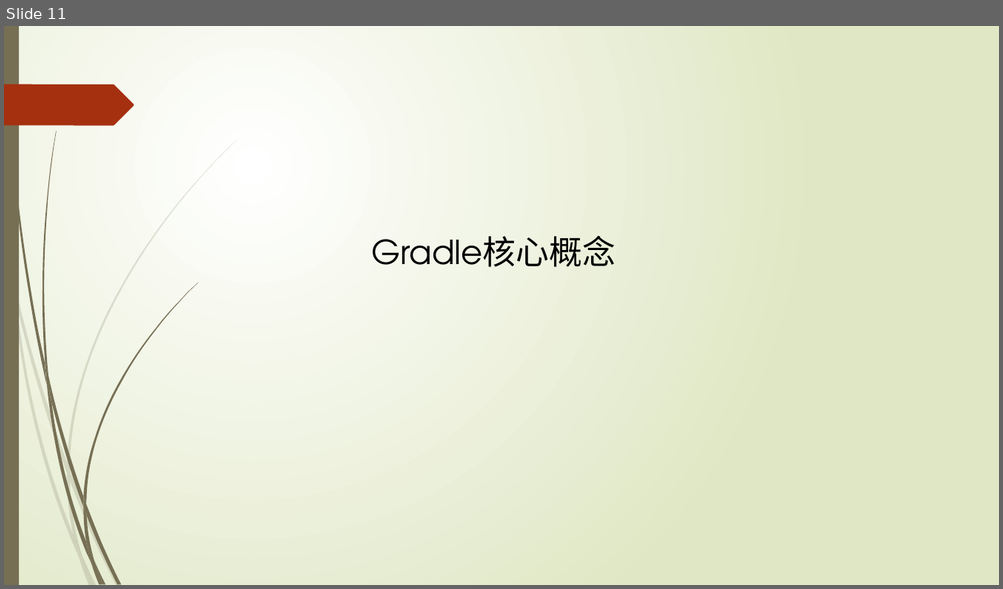
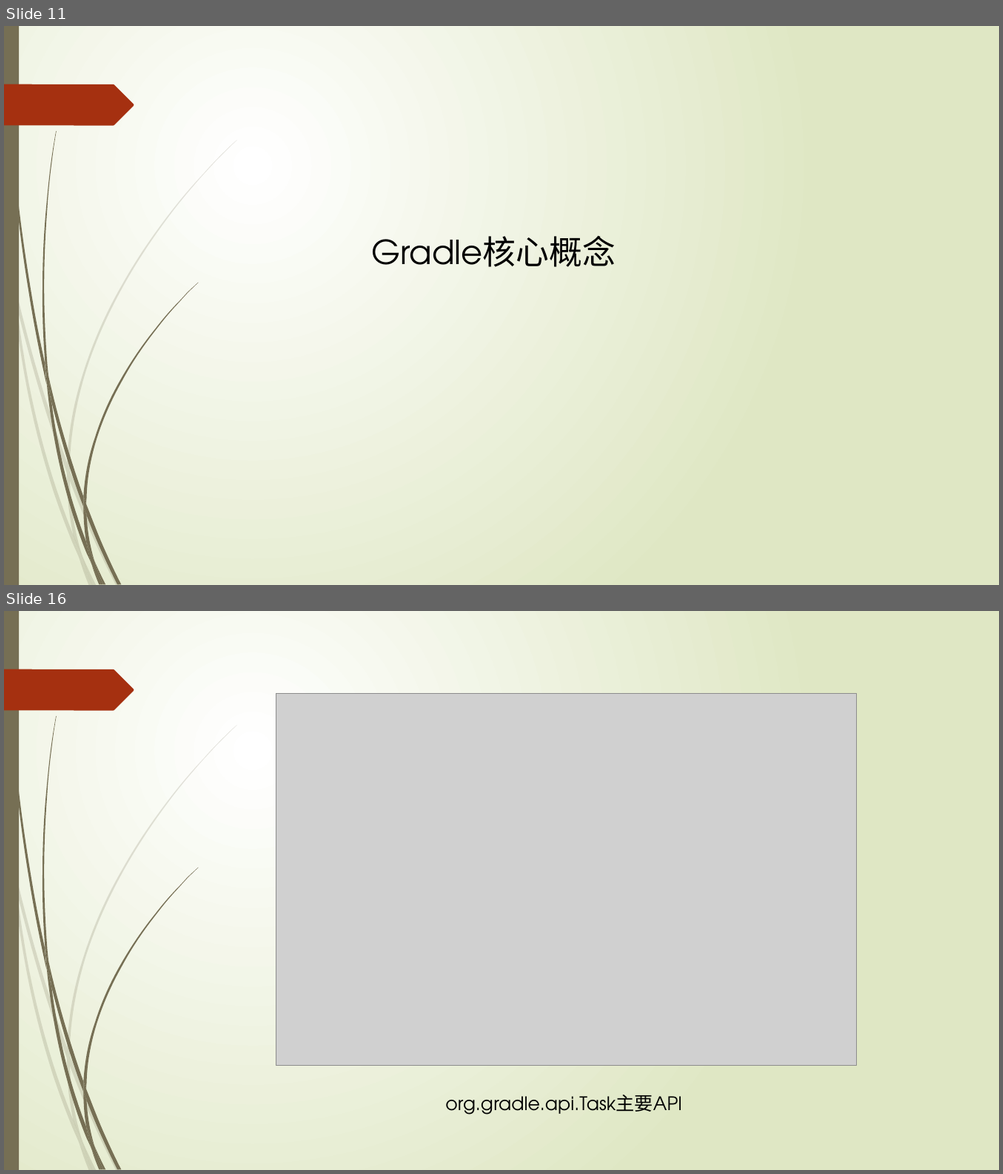
Before and after one commit to xljnc/gradle-springboot-plugin, a slide deck: doc/Gradle浅析.pptx. Shown one above the other, each under a label of ours: slide 11 before the commit, slides 11 and 16 after it; the slides between them are not shown. The pictures are 1003x589 and 1003x1174 pixels, drawn with LibreOffice and Linux fonts; fonts in the diff are those of the drawing; grey boxes stand for pictures. Boxes give left, top, right and bottom in pixels: in the first picture for what was removed or moved away, otherwise in the second. Text is boxed around its words. In the diff, an @@ line names an element or a change of style, - is before the commit and + after.

```diff
--- a/doc/Gradle浅析.pptx
+++ b/doc/Gradle浅析.pptx
@@ slide 16 added at [4, 611, 999, 1170], background gradient #FFFFFF to #DFE8C4; not listed: 24 template elements that a slide beside it also shows @@
@@ picture added at [276, 694, 856, 1066] @@
@@ text added at [445, 1095, 682, 1115], 18 pt, text #000000 @@
+org.gradle.api.Task主要API
```
Also in this commit, not shown: 2 slides changed, 4 other slides added.
